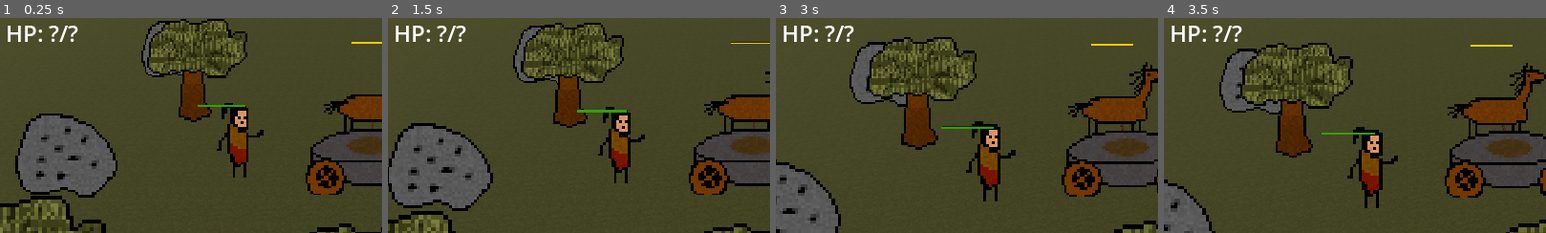
Above: before the commit, frames 1-4 (left to right).
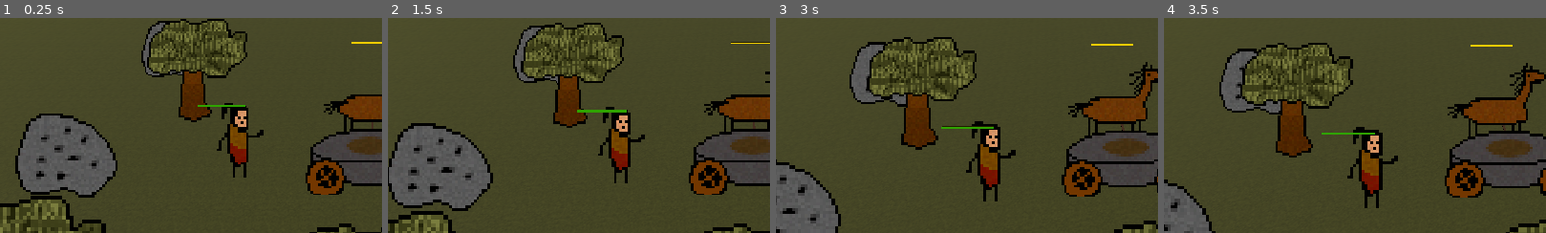
Above: after the commit, the same moments.

Repository: EnesBaytekin/har
Game: Godot game, scene res://scenes/test/test_scene.tscn
Same seed, same stepped clock (60 frames per second), same inputs: the game is played once before the commit and once after it.
Inputs (mouse positions are % of the whole screen's width and height, from its top left):
- Up to frame 1 (0.25 s): no input
- Up to frame 2 (1.5 s): tap Enter at 0.5 s; move the mouse to (72, 45) at 0.52 s; tap 8 at 0.6 s; click (72, 45) at 0.67 s; tap Space at 1.25 s; move the mouse to (30, 55) at 1.27 s; tap 9 at 1.35 s; click (30, 55) at 1.42 s
- Up to frame 3 (3 s): tap Enter at 2, 2.1 s; move the mouse to (60, 28) at 2.02 s; click (60, 28) at 2.17 s; move the mouse to (45, 70) at 2.77 s; tap 8 at 2.85 s; click (45, 70) at 2.92 s
- Up to frame 4 (3.5 s): no input
The pictures show only the part of the screen within x 1-51%, y 4-54%; the shares and areas given below are measured in that part.

The runs differ from the first frame. In frame 1, 0.5% of the frame differs, in the area x 2-21%, y 3-12%; in frame 2, 0.5%; in frame 3, 0.5%; in frame 4, 0.5%.

Commit message:
fix: remove test on screen

Diff:
--- a/scenes/test/test_scene.tscn
+++ b/scenes/test/test_scene.tscn
@@ -6,8 +6,7 @@
 [ext_resource type="PackedScene" uid="uid://c7kaerhw83twf" path="res://scenes/horse_carriage/horse_carriage.tscn" id="4_h"]
 [ext_resource type="PackedScene" uid="uid://cq2rurqt34vm4" path="res://scenes/tree/tree.tscn" id="5_t"]
 [ext_resource type="PackedScene" uid="uid://dbl2pb7ks0mib" path="res://scenes/rock/rock.tscn" id="6_r"]
-[ext_resource type="PackedScene" path="res://scenes/bear/bear.tscn" id="7_b"]
-[ext_resource type="PackedScene" path="res://scenes/ui/health_ui.tscn" id="8_u"]
+[ext_resource type="PackedScene" uid="uid://btodkonmjwpo5" path="res://scenes/bear/bear.tscn" id="7_b"]
 [ext_resource type="PackedScene" uid="uid://cc7r4lo21hswg" path="res://scenes/wolf/wolf.tscn" id="9_w"]
 
 [sub_resource type="Environment" id="Environment_e1"]
@@ -98,5 +97,3 @@
 
 [node name="Wolf" parent="." unique_id=656998440 instance=ExtResource("9_w")]
 transform = Transform3D(1, 0, 0, 0, 1, 0, 0, 0, 1, -8, 0, 7)
-
-[node name="HealthUI" parent="." unique_id=1561107772 instance=ExtResource("8_u")]
--- a/scenes/ui/health_ui.gd
+++ b/scenes/ui/health_ui.gd
@@ -12,7 +12,4 @@
 		var max_hp = p.get("max_health") as int
 		if pid != null and hp != null and max_hp != null:
 			texts.append("P%s: %s/%s" % [pid, hp, max_hp])
-	if texts.is_empty():
-		label.text = "HP: ?/?"
-	else:
-		label.text = " | ".join(texts)
+	label.text = " | ".join(texts)
